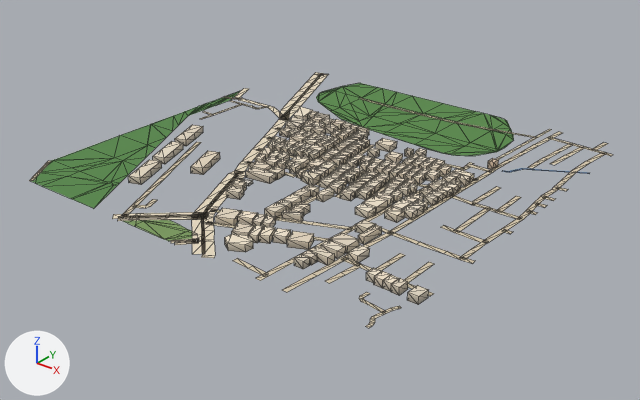
Renders of the glTF model public/assets/bengaluru-region-v1/tiles/t-10_17-l0.glb from each side of a commit.
The view is the same before and after, from a 50 mm lens placed at (-4168.0, 8005.0, 408.0), pointed at (-4745.0, 8727.0, -40.0). Lighting does not change. The marker at lower left points along +X, +Y and +Z. The first picture is the older version. Mesh edges are drawn as thin lines.

The older version as bpy lines, for what is in view:
```python
me_building = bpy.data.meshes.new('building')
me_building.from_pydata(...)  # 1686 vertices, 2112 faces; spans x 57.0..499.0, y 23.0..357.0, z 0.0..9.0
me_building.materials.append(mat_building)
me_ground = bpy.data.meshes.new('ground')
me_ground.from_pydata(...)  # 850 vertices, 758 faces; spans x -4.0..500.0, y -4.0..502.0, z 1.0
me_ground.materials.append(mat_ground)
ob_building = bpy.data.objects.new('building', me_building)
ob_building.location = (-5000.0, 8500.0, 0.0)
ob_ground = bpy.data.objects.new('ground', me_ground)
ob_ground.location = (-5000.0, 8500.0, 0.0)
```
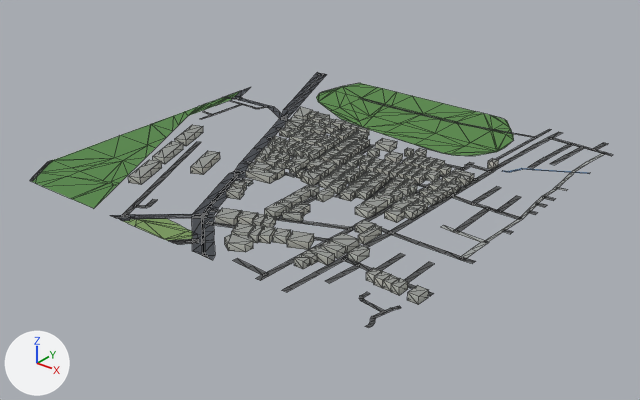
Pixel boxes (x1, y1, x2, y2) of what changed, in the pictures (640 x 400 px; the box of a moved part takes in the faces that stretch with it):
'ground', reshaped
    before: (29, 72, 613, 328)
    after: (30, 72, 613, 328)
part 1 of me_building, recoloured (darker)
    both: (128, 107, 498, 303)
part 2 of me_ground, rebuilt
    before: (542, 153, 605, 197)
    after: (543, 153, 605, 197)
part 3 of me_ground, rebuilt
    before: (279, 72, 323, 119)
    after: (283, 74, 327, 120)
part 4 of me_ground, rebuilt
    before: (483, 196, 545, 243)
    after: (483, 197, 544, 243)
part 5 of me_ground, rebuilt (8% wider, 29% shorter)
    before: (113, 213, 136, 219)
    after: (110, 214, 135, 218)
part 6 of me_ground, moved or reshaped
    before: (29, 161, 345, 292)
    after: (30, 160, 344, 292)
part 7 of me_ground, moved or reshaped
    before: (235, 74, 328, 127)
    after: (235, 72, 321, 119)
part 8 of me_ground, moved or reshaped
    before: (455, 164, 492, 251)
    after: (455, 162, 492, 251)
part 9 of me_ground, added
    after: (536, 129, 608, 151)
part 10 of me_ground, recoloured
    both: (33, 74, 613, 328)

Edits to the bpy script that builds the scene:
```text
Change me_building:
    used by ob_building; location = (-5000.0, 8500.0, 0.0)
    remove me_building.from_pydata(...)  # 1686 vertices, 2112 faces; spans x 57.0..499.0, y 23.0..357.0, z 0.0..9.0
    add me_building.from_pydata(...)  # 1686 vertices, 2538 faces; spans x 57.0..499.0, y 23.0..357.0, z 0.0..9.0
    me_building part 1: 2112 kept faces spanning x 57.0..499.0, y 23.0..357.0, z 0.0..9.0 get new vertex colours
    edits to the shape of me_building do not show in these pictures
Change me_ground:
    used by ob_ground; location = (-5000.0, 8500.0, 0.0)
    remove me_ground.from_pydata(...)  # 850 vertices, 758 faces; spans x -4.0..500.0, y -4.0..502.0, z 1.0
    add me_ground.from_pydata(...)  # 860 vertices, 768 faces; spans x 0.0..500.0, y 0.0..500.0, z 1.0
    me_ground part 2: the loose piece of 16 vertices spanning x 482.0..493.0, y 314.0..469.0, z 1.0 is rebuilt with 16 vertices and now spans x 483.0..492.0, y 314.0..469.0, z 1.0
    me_ground part 3: the loose piece of 14 vertices spanning x 30.0..127.0, y 315.0..502.0, z 1.0 is rebuilt with 16 vertices and now spans x 42.0..125.0, y 317.0..500.0, z 1.0
    me_ground part 4: the loose piece of 12 vertices spanning x 484.0..495.0, y 187.0..315.0, z 1.0 is rebuilt with 12 vertices and now spans x 486.0..494.0, y 187.0..315.0, z 1.0
    me_ground part 5: the loose piece of 6 vertices spanning x 165.0..188.0, y -4.0..19.0, z 1.0 is rebuilt with 6 vertices and now spans x 164.0..187.0, y 0.0..18.0, z 1.0
    me_ground part 6: 14 vertices moved from x 28.0..257.0, y -2.0..61.0, z 1.0 to x 32.0..264.0, y 0.0..57.0, z 1.0; 26 vertices removed from x -2.0..403.0, y -4.0..68.0, z 1.0; 30 vertices added at x 0.0..403.0, y 0.0..66.0, z 1.0
    me_ground part 7: 2 vertices moved from x 40.0..51.0, y 498.0..502.0, z 1.0 to x 32.0..39.0, y 500.0, z 1.0; 17 vertices removed from x -4.0..128.0, y 316.0..498.0, z 1.0; 17 vertices added at x 0.0..125.0, y 316.0..490.0, z 1.0
    me_ground part 8: 2 vertices moved from x 486.0..491.0, y 183.0..190.0, z 1.0 to x 486.0..492.0, y 184.0..190.0, z 1.0; 2 vertices removed from x 381.0..384.0, y 334.0..342.0, z 1.0; 2 vertices added at x 379.0..386.0, y 335.0..341.0, z 1.0
    me_ground part 9: 4 vertices added at x 404.0..482.0, y 491.0..497.0, z 1.0
    me_ground part 10: 430 kept faces spanning x 0.0..500.0, y 0.0..500.0, z 1.0 get new vertex colours; the middle colour goes from beige #d7c9ae to dark grey #535556
    other edits to the shape of me_ground do not show in these pictures
```
